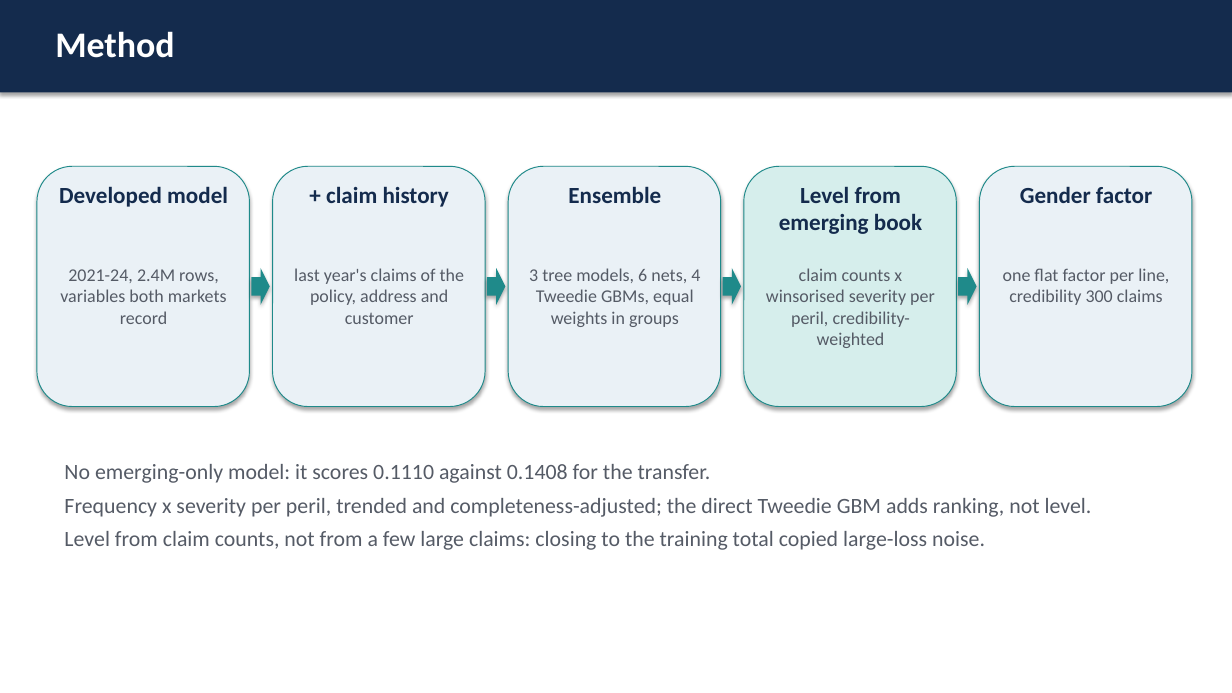
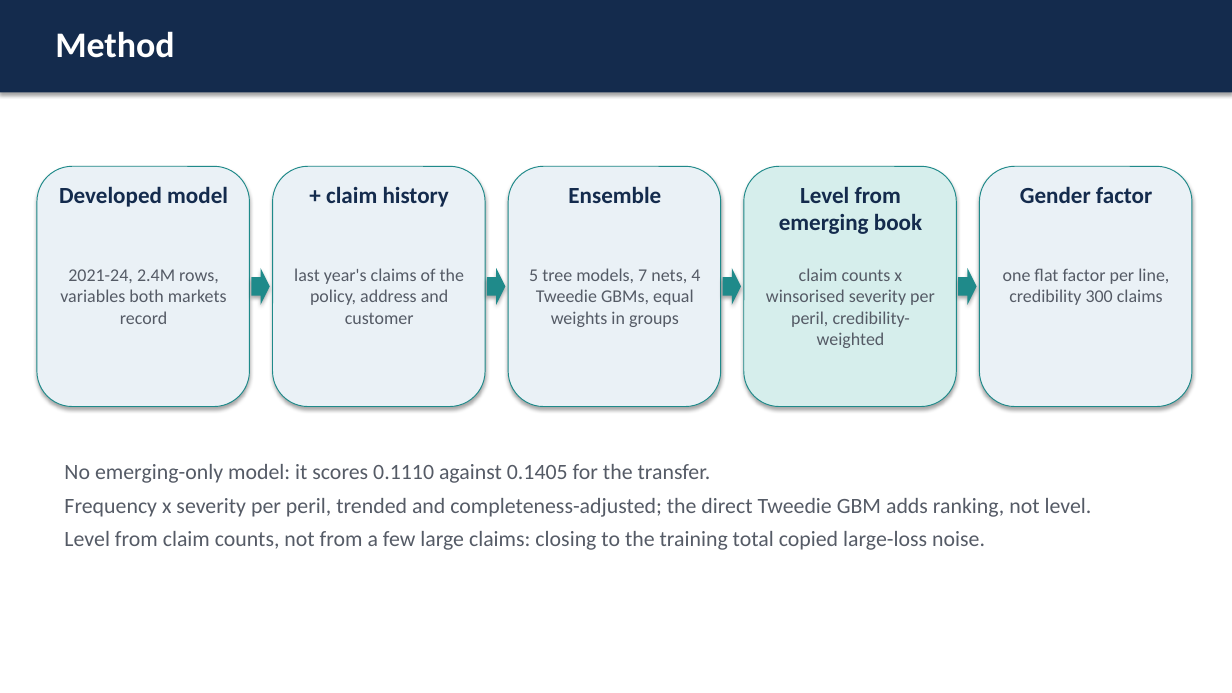
Before and after one commit to wideflat/iaa-hackathon2026, a slide deck: slide 3 of docs/final/video_slides.pptx. Drawn at 1232x693 pixels with LibreOffice and Linux fonts; fonts in the diff are those of the drawing. Boxes give left, top, right and bottom in pixels: in the first picture for what was removed or moved away, otherwise in the second. Text is boxed around its words. In the diff, an @@ line names an element or a change of style, - is before the commit and + after.

```diff
--- a/docs/final/video_slides.pptx
+++ b/docs/final/video_slides.pptx
@@ text at (529,268,700,327): text changed @@
-3 tree models, 6 nets, 4 Tweedie GBMs, equal weights in groups
+5 tree models, 7 nets, 4 Tweedie GBMs, equal weights in groups
@@ text at (64,464,711,483): text changed @@
-No emerging-only model: it scores 0.1110 against 0.1408 for the transfer.
+No emerging-only model: it scores 0.1110 against 0.1405 for the transfer.
```
Also in this commit, not shown: 2 other slides changed, 10 other files.
